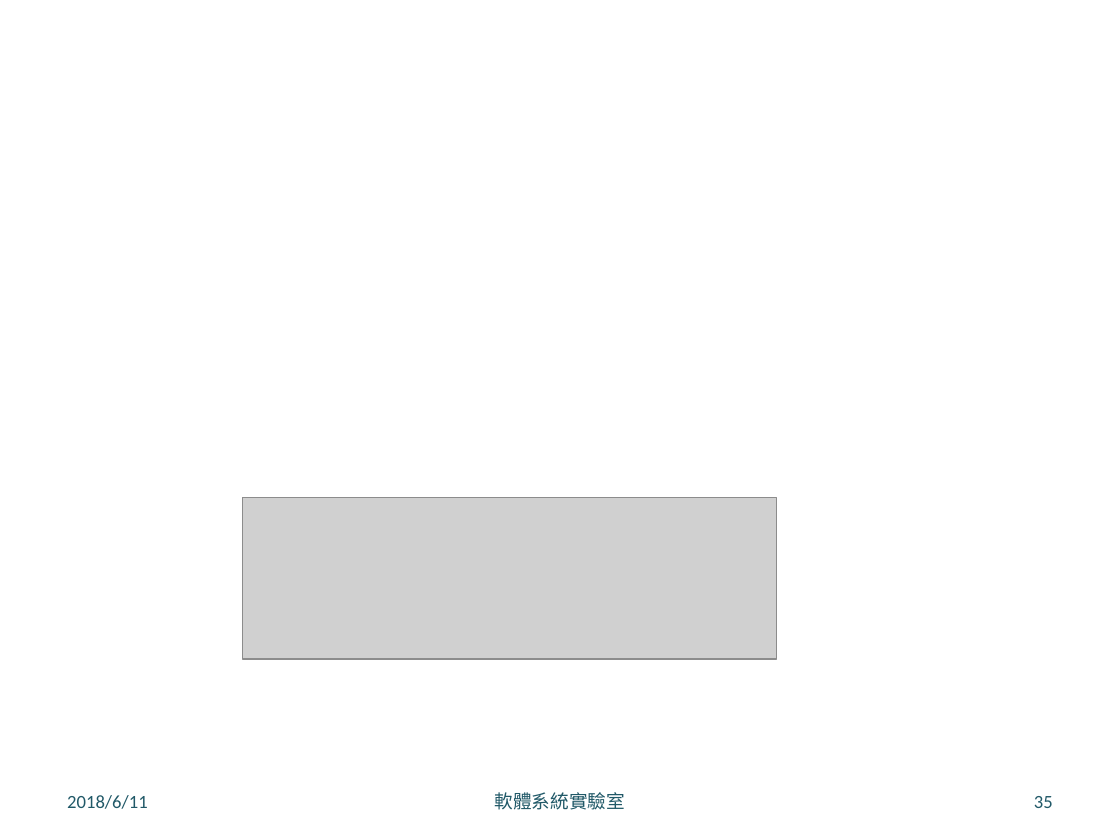
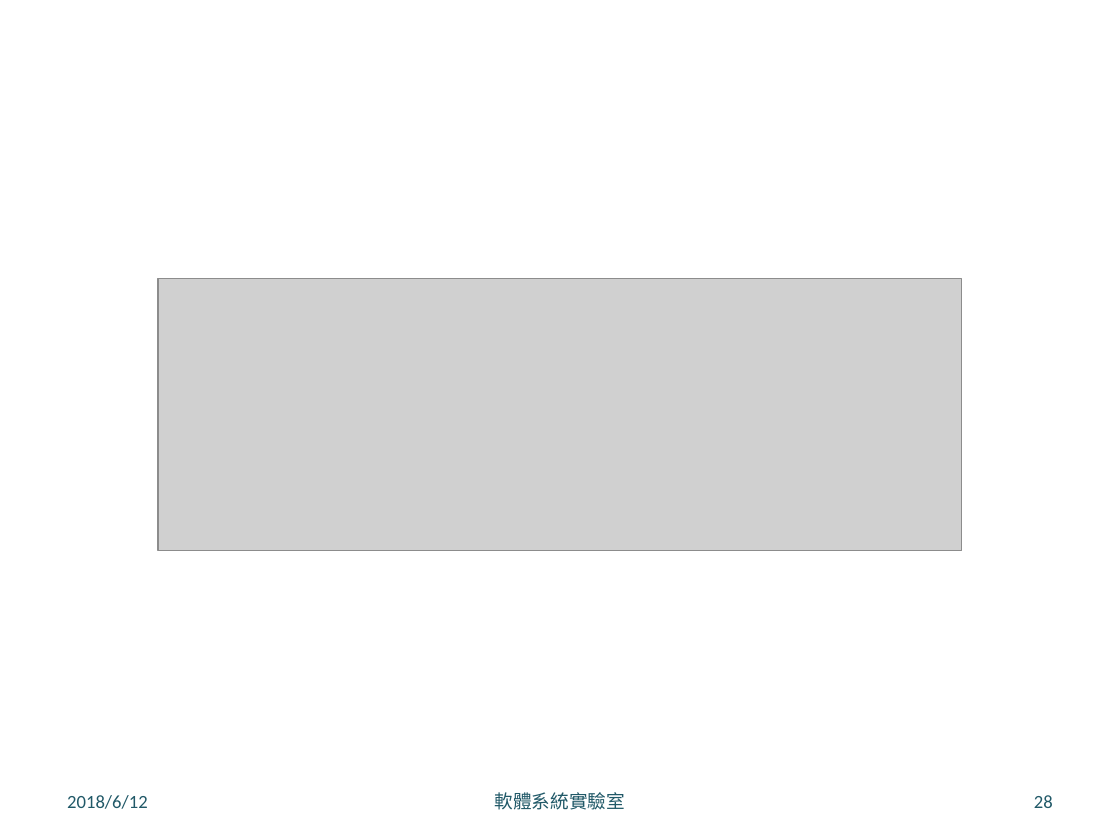
Before and after one commit to LeoLiu1209/Robusta-Thesis, a slide deck: slide 28 of 口試簡報 .pptx (slide 35 before the commit). Drawn at 1120x840 pixels with LibreOffice and Linux fonts; fonts in the diff are those of the drawing; grey boxes stand for pictures; background and template pictures are left out. Boxes give left, top, right and bottom in pixels: in the first picture for what was removed or moved away, otherwise in the second. Text is boxed around its words. In the diff, an @@ line names an element or a change of style, - is before the commit and + after.

```diff
--- a/口試簡報 .pptx
+++ b/口試簡報 .pptx
@@ picture added at <box>158,279,962,551</box> @@
@@ picture removed at <box>243,498,777,660</box> @@
@@ text at <box>67,795,148,809</box>: text changed @@
-2018/6/11
+2018/6/12
@@ page number at <box>1034,795,1053,808</box>: text changed @@
-35
+28
```
Also in this commit, not shown: 23 other slides changed, 6 slides added, 7 other files.
